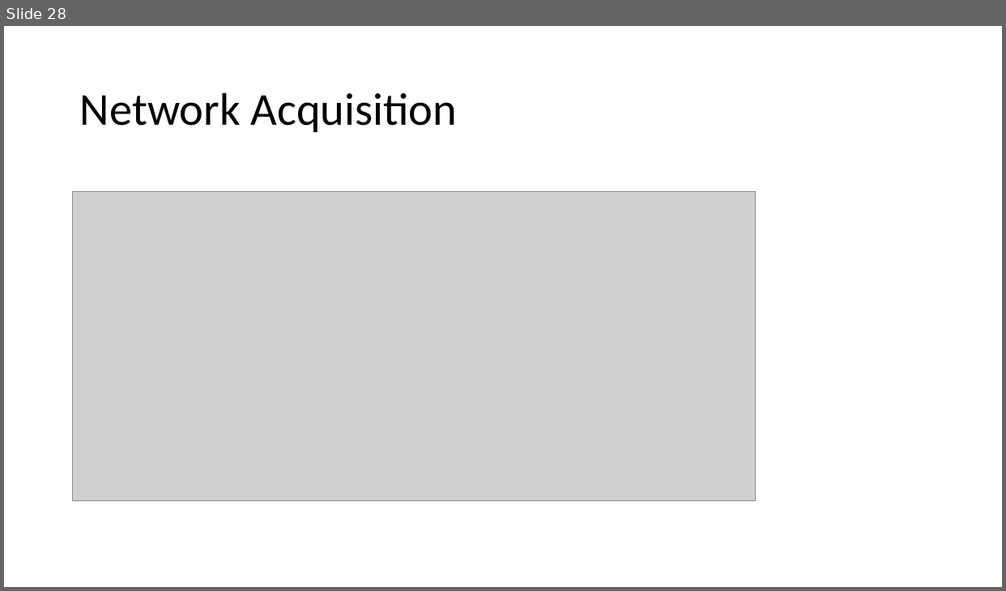
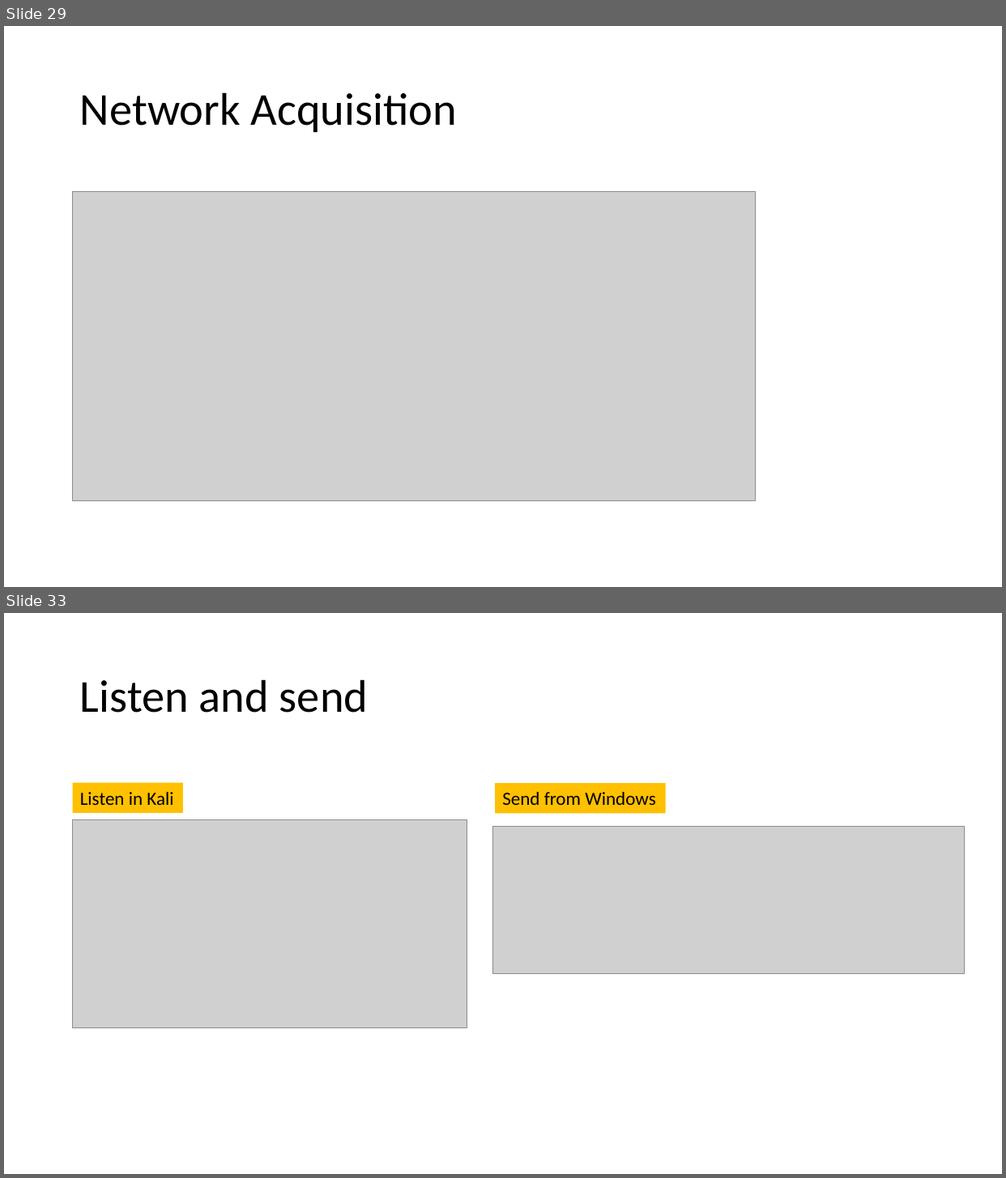
Before and after one commit to frankwxu/digital-forensics-lab, a slide deck: Basic_Computer_Skills_for_Forensics/7_USB_Image_Acquisition.pptx. Shown one above the other, each under a label of ours: slide 28 before the commit, slides 29 and 33 after it; the slides between them are not shown. The pictures are 1006x591 and 1006x1178 pixels, drawn with LibreOffice and Linux fonts; fonts in the diff are those of the drawing; grey boxes stand for pictures; background and template pictures are left out. Boxes give left, top, right and bottom in pixels: in the first picture for what was removed or moved away, otherwise in the second. Text is boxed around its words. In the diff, an @@ line names an element or a change of style, - is before the commit and + after.

```diff
--- a/Basic_Computer_Skills_for_Forensics/7_USB_Image_Acquisition.pptx
+++ b/Basic_Computer_Skills_for_Forensics/7_USB_Image_Acquisition.pptx
@@ slide 33 added at bbox=[4, 613, 1002, 1174], background #FFFFFF @@
@@ title added at bbox=[80, 679, 368, 713], 44 pt, text #000000 @@
+Listen and send
@@ rectangle added at bbox=[73, 783, 183, 813], fill #FFC000, 18 pt, text #000000 @@
+Listen in Kali
@@ rectangle added at bbox=[495, 784, 666, 814], fill #FFC000, 18 pt, text #000000 @@
+Send from Windows
@@ picture added at bbox=[73, 820, 467, 1029] @@
@@ picture added at bbox=[493, 826, 965, 973] @@
@@ what was slide 28 is now slide 29 @@
```
Also in this commit, not shown: 2 slides changed, 4 other slides added, 8 other files.
